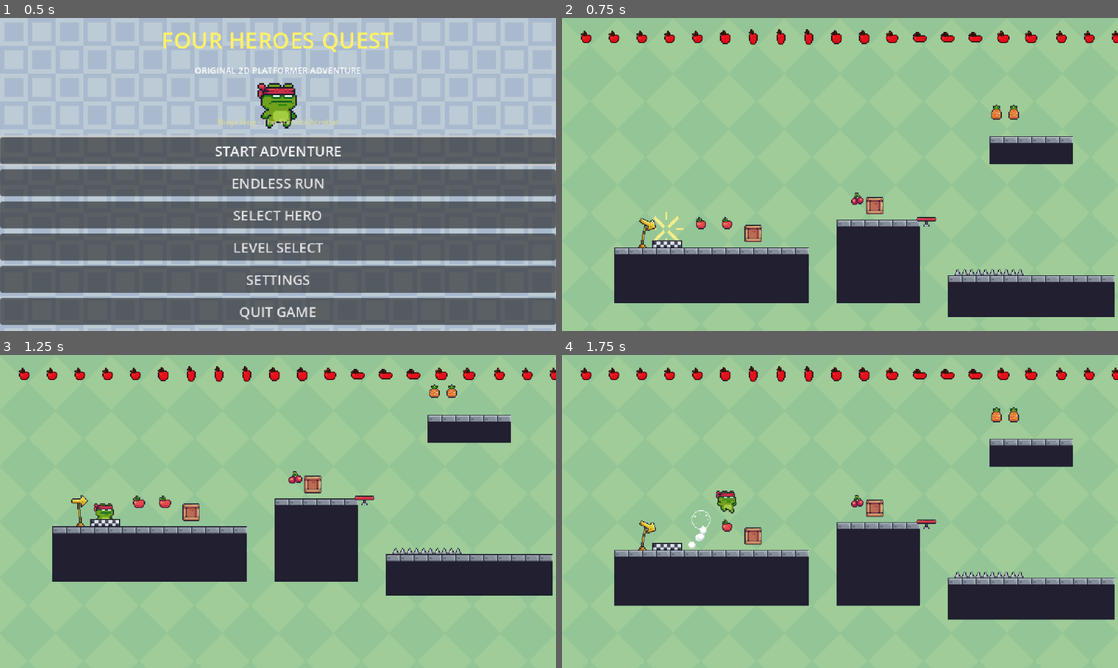
Above: before the commit, frames 1-4 (two rows, left to right).
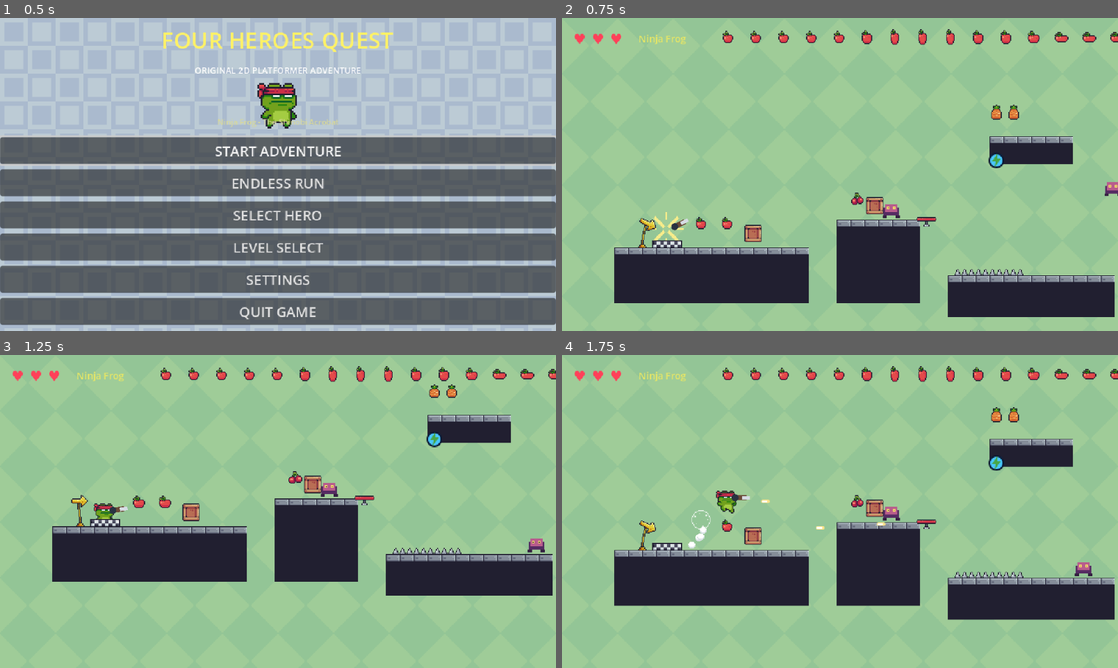
Above: after the commit, the same moments.

Repository: tavopxo/four-heroes-quest
Game: Godot game, scene res://scenes/ui/main_menu.tscn
The game is run twice, just before and just after one commit, with the same random seed, the same clock (stepped at 60 frames per second) and the same inputs. Sound files missing from this copy of the repository are replaced by a short silence.
Inputs (mouse positions are in pixels of both pictures, inside the frame that each line leads up to):
- Up to frame 1 (0.5 s): no input
- Up to frame 2 (0.75 s): click "START ADVENTURE" at 0.5 s
- Up to frame 3 (1.25 s): no input
- Up to frame 4 (1.75 s): move the mouse to (962, 495) at 1.27 s; press the mouse at (962, 495) at 1.28 s; hold D (move_right) from 1.28 s (still down); tap Space (jump) at 1.52 s

Frame 1 is identical in both runs. In frame 2, 2.0% of the frame differs, in the area x 2-100%, y 3-68%; in frame 3, 2.0%; in frame 4, 2.1%, in the area x 2-100%, y 3-71%.

Commit message:
Add platformer combat enemies powerups and music\n\nCo-authored-by: Copilot App <223556219+Copilot@users.noreply.github.com>

Diff:
--- /dev/null
+++ b/assets/bullet.svg
@@ -0,0 +1,3 @@
+<svg xmlns="http://www.w3.org/2000/svg" width="10" height="4" viewBox="0 0 10 4">
+<rect width="10" height="4" rx="2" fill="#ffe38a"/><rect x="1" y="1" width="6" height="2" fill="#fff"/>
+</svg>
--- /dev/null
+++ b/assets/enemy.svg
@@ -0,0 +1,5 @@
+<svg xmlns="http://www.w3.org/2000/svg" width="24" height="24" viewBox="0 0 24 24">
+<path fill="#552b62" d="M3 10h18v9H3z"/><path fill="#b85c8c" d="M5 6h14v9H5z"/>
+<path fill="#f5d76e" d="M7 9h3v3H7zm7 0h3v3h-3z"/><path fill="#2c2033" d="M8 10h1v1H8zm7 0h1v1h-1z"/>
+<path fill="#332040" d="M2 19h5v3H2zm15 0h5v3h-5z"/>
+</svg>
--- /dev/null
+++ b/assets/powerup.svg
@@ -0,0 +1,4 @@
+<svg xmlns="http://www.w3.org/2000/svg" width="20" height="20" viewBox="0 0 20 20">
+<circle cx="10" cy="10" r="8" fill="#fff" stroke="#2c2033" stroke-width="2"/>
+<path fill="#ffd447" d="M11 2 5 11h4l-1 7 7-10h-4z"/>
+</svg>
--- /dev/null
+++ b/scenes/characters/enemy.tscn
@@ -0,0 +1,30 @@
+[gd_scene format=3]
+
+[ext_resource type="Script" path="res://scripts/enemy.gd" id="1_enemy"]
+[ext_resource type="Texture2D" path="res://assets/enemy.svg" id="2_enemy"]
+
+[sub_resource type="CapsuleShape2D" id="CapsuleShape2D_enemy"]
+radius = 8.0
+height = 20.0
+
+[sub_resource type="CapsuleShape2D" id="CapsuleShape2D_body"]
+radius = 12.0
+height = 24.0
+
+[node name="Enemy" type="CharacterBody2D"]
+script = ExtResource("1_enemy")
+
+[node name="Sprite2D" type="Sprite2D" parent="."]
+texture = ExtResource("2_enemy")
+
+[node name="CollisionShape2D" type="CollisionShape2D" parent="."]
+shape = SubResource("CapsuleShape2D_enemy")
+position = Vector2(0, 2)
+
+[node name="Body" type="Area2D" parent="."]
+collision_layer = 16
+collision_mask = 1
+
+[node name="CollisionShape2D" type="CollisionShape2D" parent="Body"]
+shape = SubResource("CapsuleShape2D_body")
+position = Vector2(0, 1)
--- a/scenes/characters/player.tscn
+++ b/scenes/characters/player.tscn
@@ -3,6 +3,7 @@
 [ext_resource type="Script" path="res://scripts/player.gd" id="1_script"]
 [ext_resource type="SpriteFrames" path="res://resources/ninja_frog_frames.tres" id="1_yewv4"]
 [ext_resource type="Texture2D" path="res://Other/Dust Particle.png" id="2_76oj4"]
+[ext_resource type="Script" path="res://scripts/weapon.gd" id="3_weapon"]
 
 [sub_resource type="RectangleShape2D" id="RectangleShape2D_dyp2m"]
 size = Vector2(14, 22)
@@ -46,3 +47,8 @@
 
 [node name="DashCooldownTimer" type="Timer" parent="."]
 one_shot = true
+
+[node name="Weapon" type="Node2D" parent="."]
+position = Vector2(8, -2)
+z_index = 2
+script = ExtResource("3_weapon")
--- /dev/null
+++ b/scenes/items/bullet.tscn
@@ -0,0 +1,16 @@
+[gd_scene format=3]
+
+[ext_resource type="Script" path="res://scripts/bullet.gd" id="1_bullet"]
+[ext_resource type="Texture2D" path="res://assets/bullet.svg" id="2_bullet"]
+
+[sub_resource type="RectangleShape2D" id="RectangleShape2D_bullet"]
+size = Vector2(8, 3)
+
+[node name="Bullet" type="Area2D"]
+script = ExtResource("1_bullet")
+
+[node name="Sprite2D" type="Sprite2D" parent="."]
+texture = ExtResource("2_bullet")
+
+[node name="CollisionShape2D" type="CollisionShape2D" parent="."]
+shape = SubResource("RectangleShape2D_bullet")
--- /dev/null
+++ b/scenes/items/powerup.tscn
@@ -0,0 +1,16 @@
+[gd_scene format=3]
+
+[ext_resource type="Script" path="res://scripts/powerup.gd" id="1_powerup"]
+[ext_resource type="Texture2D" path="res://assets/powerup.svg" id="2_powerup"]
+
+[sub_resource type="CircleShape2D" id="CircleShape2D_powerup"]
+radius = 9.0
+
+[node name="Powerup" type="Area2D"]
+script = ExtResource("1_powerup")
+
+[node name="Icon" type="Sprite2D" parent="."]
+texture = ExtResource("2_powerup")
+
+[node name="CollisionShape2D" type="CollisionShape2D" parent="."]
+shape = SubResource("CircleShape2D_powerup")
--- a/scripts/audio_manager.gd
+++ b/scripts/audio_manager.gd
@@ -14,7 +14,8 @@
 	# Load SFX
 	var sfx_names = [
 		"jump", "double_jump", "fruit", "trampoline", "hurt",
-		"box_break", "checkpoint", "dash", "stomp", "win", "click"
+		"box_break", "checkpoint", "dash", "stomp", "win", "click",
+		"pistol", "enemy_hit", "powerup"
 	]
 	for s_name in sfx_names:
 		var path = "res://audio/" + s_name + ".wav"
@@ -58,6 +59,18 @@
 		if not bgm_player.playing:
 			bgm_player.play()
 
+func play_level_music(level_index: int) -> void:
+	var path = "res://audio/level_%d.wav" % level_index
+	if level_index == 5:
+		path = "res://audio/endless.wav"
+	if not ResourceLoader.exists(path):
+		play_bgm()
+		return
+	var stream = load(path)
+	if stream is AudioStream:
+		bgm_player.stream = stream
+		bgm_player.play()
+
 func stop_bgm() -> void:
 	if bgm_player:
 		bgm_player.stop()
--- /dev/null
+++ b/scripts/bullet.gd
@@ -0,0 +1,23 @@
+extends Area2D
+class_name Bullet
+
+@export var speed: float = 520.0
+@export var damage: int = 1
+var direction := Vector2.RIGHT
+var lifetime := 1.2
+
+func _ready() -> void:
+	collision_layer = 32
+	collision_mask = 16
+	body_entered.connect(_on_body_entered)
+
+func _physics_process(delta: float) -> void:
+	global_position += direction * speed * delta
+	lifetime -= delta
+	if lifetime <= 0.0:
+		queue_free()
+
+func _on_body_entered(body: Node2D) -> void:
+	if body is Enemy:
+		(body as Enemy).hit(damage)
+		queue_free()
--- /dev/null
+++ b/scripts/enemy.gd
@@ -0,0 +1,45 @@
+extends CharacterBody2D
+class_name Enemy
+
+@export var patrol_distance: float = 80.0
+@export var speed: float = 34.0
+@export var max_health: int = 2
+
+var health: int
+var origin_x: float
+var direction: float = -1.0
+var game_manager: Node:
+	get:
+		if not is_inside_tree():
+			return null
+		return get_node_or_null("/root/GameManager")
+
+func _ready() -> void:
+	collision_layer = 16
+	collision_mask = 3
+	health = max_health
+	origin_x = global_position.x
+	$Body.body_entered.connect(_on_body_entered)
+
+func _physics_process(delta: float) -> void:
+	if game_manager and game_manager.is_game_over:
+		return
+	velocity.x = direction * speed
+	if global_position.x <= origin_x - patrol_distance:
+		direction = 1.0
+	elif global_position.x >= origin_x + patrol_distance:
+		direction = -1.0
+	velocity.y += 980.0 * delta
+	move_and_slide()
+	$Body.scale.x = direction
+
+func _on_body_entered(body: Node2D) -> void:
+	if body is Player:
+		(body as Player).take_damage(1, Vector2(direction, -1.0).normalized())
+
+func hit(damage: int = 1) -> void:
+	health -= damage
+	if game_manager and game_manager.audio_manager:
+		game_manager.audio_manager.play_sfx("enemy_hit")
+	if health <= 0:
+		queue_free()
--- a/scripts/game_manager.gd
+++ b/scripts/game_manager.gd
@@ -136,6 +136,7 @@
 		"move_down": [KEY_S, KEY_DOWN],
 		"jump": [KEY_SPACE, KEY_W, KEY_UP],
 		"special_action": [KEY_SHIFT, KEY_K, KEY_J],
+		"fire": [MOUSE_BUTTON_LEFT],
 		"pause": [KEY_ESCAPE, KEY_P],
 		"restart": [KEY_R]
 	}
@@ -143,8 +144,13 @@
 		if not InputMap.has_action(action_name):
 			InputMap.add_action(action_name)
 		for key in actions[action_name]:
-			var ev = InputEventKey.new()
-			ev.physical_keycode = key
+			var ev: InputEvent
+			if action_name == "fire":
+				ev = InputEventMouseButton.new()
+				ev.button_index = key
+			else:
+				ev = InputEventKey.new()
+				ev.physical_keycode = key
 			InputMap.action_add_event(action_name, ev)
 
 func get_hero_data(hero_id: String = "") -> Dictionary:
--- a/scripts/levels/base_level.gd
+++ b/scripts/levels/base_level.gd
@@ -23,6 +23,8 @@
 		game_manager.is_game_over = false
 		game_manager.fruits_collected = 0
 		game_manager.level_time = 0.0
+		if game_manager.audio_manager:
+			game_manager.audio_manager.play_level_music(level_index)
 
 	if abyss_zone:
 		abyss_zone.body_entered.connect(_on_abyss_zone_entered)
@@ -31,6 +33,21 @@
 	if camera and player:
 		camera.position_smoothing_enabled = true
 		camera.position_smoothing_speed = 8.0
+	_spawn_level_content()
+
+func _spawn_level_content() -> void:
+	var enemy_scene = preload("res://scenes/characters/enemy.tscn")
+	var powerup_scene = preload("res://scenes/items/powerup.tscn")
+	var offsets = [Vector2(260, 0), Vector2(520, -48), Vector2(820, 0)]
+	for offset in offsets:
+		var enemy = enemy_scene.instantiate()
+		enemy.position = player.position + offset
+		add_child(enemy)
+	for i in range(2):
+		var powerup = powerup_scene.instantiate()
+		powerup.powerup_type = "speed" if i == 0 else "star"
+		powerup.position = player.position + Vector2(380 + i * 360, -64)
+		add_child(powerup)
 
 func _physics_process(_delta: float) -> void:
 	if camera and player and is_instance_valid(player):
--- a/scripts/levels/endless_level.gd
+++ b/scripts/levels/endless_level.gd
@@ -40,6 +40,8 @@
 var fire_trap_scene: PackedScene = preload("res://scenes/traps/fire_trap.tscn")
 var slammer_scene: PackedScene = preload("res://scenes/traps/slammer.tscn")
 var pendulum_scene: PackedScene = preload("res://scenes/traps/spiked_ball.tscn")
+var enemy_scene: PackedScene = preload("res://scenes/characters/enemy.tscn")
+var powerup_scene: PackedScene = preload("res://scenes/items/powerup.tscn")
 
 var game_manager: Node:
 	get:
@@ -80,6 +82,8 @@
 		_on_fruits_changed(game_manager.fruits_collected, 0)
 
 		var hero = game_manager.get_hero_data()
+		if game_manager.audio_manager:
+			game_manager.audio_manager.play_level_music(5)
 		if hero_label:
 			hero_label.text = hero.get("name", "Hero")
 		if best_label:
@@ -208,6 +212,18 @@
 		14: _build_chunk_vertical_descent(chunk_data, chunk_w)
 		_: _build_chunk_flat_sprint(chunk_data, chunk_w)
 
+	# Keep the world mostly ground-based, like a traditional platformer.
+	# The generated upper route remains optional and rewards exploration.
+	_fill_ground_base(chunk_data, chunk_w)
+	if chunk_counter % 2 == 0:
+		_spawn_enemy(chunk_data, Vector2((next_chunk_tile_x + chunk_w / 2) * TILE_SIZE, BASE_Y * TILE_SIZE - 18))
+	if chunk_counter % 4 == 0:
+		var powerup = powerup_scene.instantiate()
+		powerup.powerup_type = ["health", "speed", "star"][randi() % 3]
+		powerup.position = Vector2((next_chunk_tile_x + chunk_w - 4) * TILE_SIZE, (BASE_Y - 2) * TILE_SIZE)
+		spawned_container.add_child(powerup)
+		chunk_data["nodes"].append(powerup)
+
 	active_chunks.append(chunk_data)
 	next_chunk_tile_x += chunk_w
 
@@ -524,6 +540,10 @@
 	for x in range(width):
 		var tx = start_x + x
 		_place_column(chunk, tx, top_y, 2)
+
+func _fill_ground_base(chunk: Dictionary, w: int) -> void:
+	for x in range(w):
+		_place_column(chunk, next_chunk_tile_x + x, BASE_Y, 4)
 
 func _spawn_fruit(chunk: Dictionary, pos: Vector2) -> void:
 	var fruit_count: int = chunk.get("fruit_count", 0)
@@ -536,6 +556,12 @@
 	spawned_container.add_child(f)
 	chunk["nodes"].append(f)
 	chunk["fruit_count"] = fruit_count + 1
+
+func _spawn_enemy(chunk: Dictionary, pos: Vector2) -> void:
+	var enemy = enemy_scene.instantiate()
+	enemy.position = pos
+	spawned_container.add_child(enemy)
+	chunk["nodes"].append(enemy)
 
 func _spawn_box(chunk: Dictionary, pos: Vector2) -> void:
 	var b = box_scene.instantiate()
--- a/scripts/player.gd
+++ b/scripts/player.gd
@@ -11,6 +11,7 @@
 @onready var invulnerable_timer: Timer = $InvulnerableTimer
 @onready var dash_timer: Timer = $DashTimer
 @onready var dash_cooldown_timer: Timer = $DashCooldownTimer
+@onready var weapon: Node2D = $Weapon
 
 var game_manager: Node:
 	get:
@@ -47,6 +48,11 @@
 var is_invulnerable: bool = false
 var is_dead: bool = false
 var facing_direction: int = 1 # 1: right, -1: left
+var bullet_scene: PackedScene = preload("res://scenes/items/bullet.tscn")
+var shoot_cooldown: float = 0.0
+var speed_powerup_timer: float = 0.0
+var star_powerup_timer: float = 0.0
+var base_speed: float = 160.0
 
 func _ready() -> void:
 	if hero_id == "" and game_manager:
@@ -73,6 +79,7 @@
 			"sprite_frames": "res://resources/ninja_frog_frames.tres"
 		}
 	speed = hero_data.get("speed", 160.0)
+	base_speed = speed
 	jump_velocity = hero_data.get("jump_velocity", -350.0)
 	double_jump_velocity = hero_data.get("double_jump_velocity", -320.0)
 	wall_slide_speed = hero_data.get("wall_slide_speed", 60.0)
@@ -98,6 +105,10 @@
 func _physics_process(delta: float) -> void:
 	if is_dead:
 		return
+	shoot_cooldown = maxf(0.0, shoot_cooldown - delta)
+	speed_powerup_timer = maxf(0.0, speed_powerup_timer - delta)
+	star_powerup_timer = maxf(0.0, star_powerup_timer - delta)
+	speed = base_speed * (1.45 if speed_powerup_timer > 0.0 else 1.0)
 
 	var on_floor = is_on_floor()
 	var on_wall = is_on_wall() and not on_floor
@@ -254,7 +265,7 @@
 	is_ground_pounding = false
 
 func take_damage(amount: int = 1, knockback_dir: Vector2 = Vector2.ZERO, bypass_invulnerability: bool = false) -> void:
-	if (is_invulnerable and not bypass_invulnerability) or is_dead:
+	if star_powerup_timer > 0.0 or (is_invulnerable and not bypass_invulnerability) or is_dead:
 		return
 
 	var died = false
@@ -273,6 +284,30 @@
 
 	animated_sprite.play("hit")
 	_flash_invulnerability()
+
+func fire_bullet(direction: Vector2, origin: Vector2) -> void:
+	if shoot_cooldown > 0.0 or is_dead:
+		return
+	shoot_cooldown = 0.18
+	var bullet = bullet_scene.instantiate()
+	bullet.global_position = origin + direction * 14.0
+	bullet.direction = direction
+	get_tree().current_scene.add_child(bullet)
+	if audio_manager:
+		audio_manager.play_sfx("pistol")
+
+func apply_powerup(powerup_type: String) -> void:
+	match powerup_type:
+		"health":
+			if game_manager:
+				game_manager.heal_player(1)
+		"speed":
+			speed_powerup_timer = 8.0
+		"star":
+			star_powerup_timer = 8.0
+			is_invulnerable = true
+	if audio_manager:
+		audio_manager.play_sfx("powerup")
 
 func _flash_invulnerability() -> void:
 	var tween = create_tween().set_loops(6)
--- /dev/null
+++ b/scripts/powerup.gd
@@ -0,0 +1,23 @@
+extends Area2D
+class_name Powerup
+
+@export_enum("health", "speed", "star") var powerup_type: String = "health"
+
+func _ready() -> void:
+	collision_layer = 8
+	collision_mask = 1
+	body_entered.connect(_on_body_entered)
+	_update_visual()
+
+func _update_visual() -> void:
+	var colors = {
+		"health": Color("#e94b6b"),
+		"speed": Color("#48c7ff"),
+		"star": Color("#ffd447")
+	}
+	$Icon.modulate = colors.get(powerup_type, Color.WHITE)
+
+func _on_body_entered(body: Node2D) -> void:
+	if body is Player:
+		(body as Player).apply_powerup(powerup_type)
+		queue_free()
--- a/scripts/ui/hud.gd
+++ b/scripts/ui/hud.gd
@@ -71,15 +71,12 @@
 		c.queue_free()
 
 	for i in range(max_hp):
-		var heart = TextureRect.new()
+		var heart = Label.new()
 		heart.custom_minimum_size = Vector2(18, 18)
-		heart.stretch_mode = TextureRect.STRETCH_KEEP_ASPECT_CENTERED
-		if i < current:
-			heart.texture = load("res://Items/Fruits/Apple.png")
-			heart.modulate = Color(1.0, 0.25, 0.35)
-		else:
-			heart.texture = load("res://Items/Fruits/Apple.png")
-			heart.modulate = Color(0.3, 0.3, 0.3, 0.4)
+		heart.text = "♥"
+		heart.horizontal_alignment = HORIZONTAL_ALIGNMENT_CENTER
+		heart.add_theme_font_size_override("font_size", 16)
+		heart.modulate = Color(1.0, 0.25, 0.35) if i < current else Color(0.3, 0.3, 0.3, 0.4)
 		health_container.add_child(heart)
 
 func _on_fruits_changed(collected: int, total: int) -> void:
--- /dev/null
+++ b/scripts/weapon.gd
@@ -0,0 +1,20 @@
+extends Node2D
+
+@onready var player: Player = get_parent()
+var aim_direction := Vector2.RIGHT
+
+func _process(_delta: float) -> void:
+	if not player or not player.is_inside_tree():
+		return
+	var mouse_position = get_global_mouse_position()
+	aim_direction = (mouse_position - global_position).normalized()
+	rotation = aim_direction.angle()
+	scale.y = -1.0 if aim_direction.x < 0.0 else 1.0
+	queue_redraw()
+	if Input.is_action_pressed("fire"):
+		player.fire_bullet(aim_direction, global_position)
+
+func _draw() -> void:
+	draw_rect(Rect2(0, -3, 15, 6), Color("#6b4937"))
+	draw_rect(Rect2(10, -2, 9, 4), Color("#d6dce4"))
+	draw_circle(Vector2(2, 0), 4, Color("#293241"))
Not shown, added: assets/bullet.svg.import
Not shown, added: assets/enemy.svg.import
Not shown, added: assets/powerup.svg.import
Not shown, added: audio/endless.wav.import
Not shown, added: audio/enemy_hit.wav.import
Not shown, added: audio/level_1.wav.import
Not shown, added: audio/level_2.wav.import
Not shown, added: audio/level_3.wav.import
Not shown, added: audio/level_4.wav.import
Not shown, added: audio/pistol.wav.import
Not shown, added: audio/powerup.wav.import
Not shown, added: scripts/bullet.gd.uid
(and 13 more such lines)
